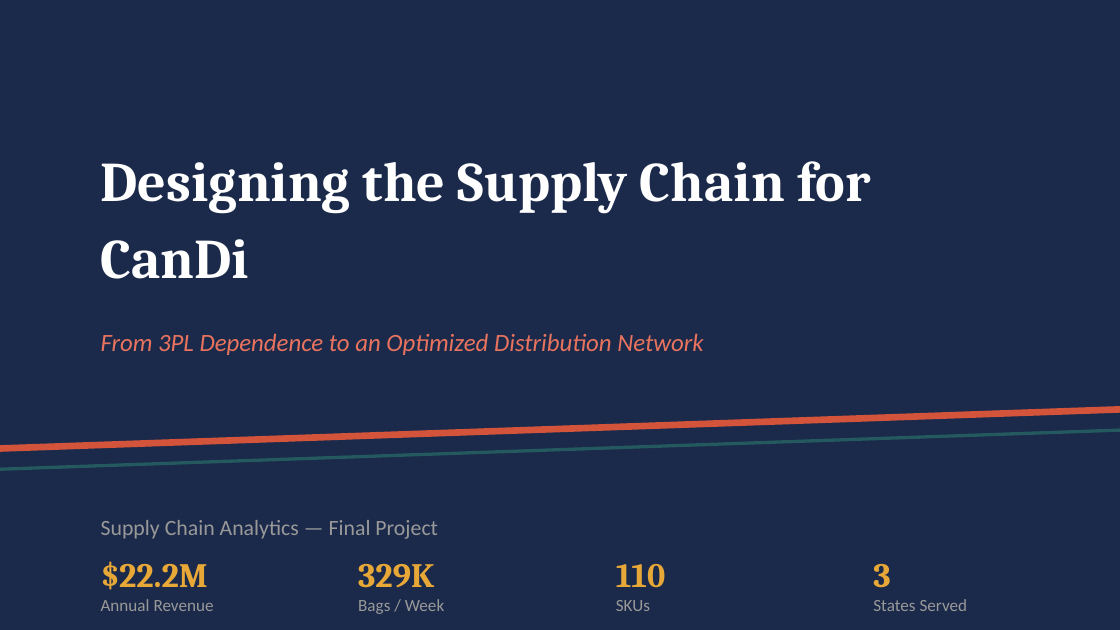
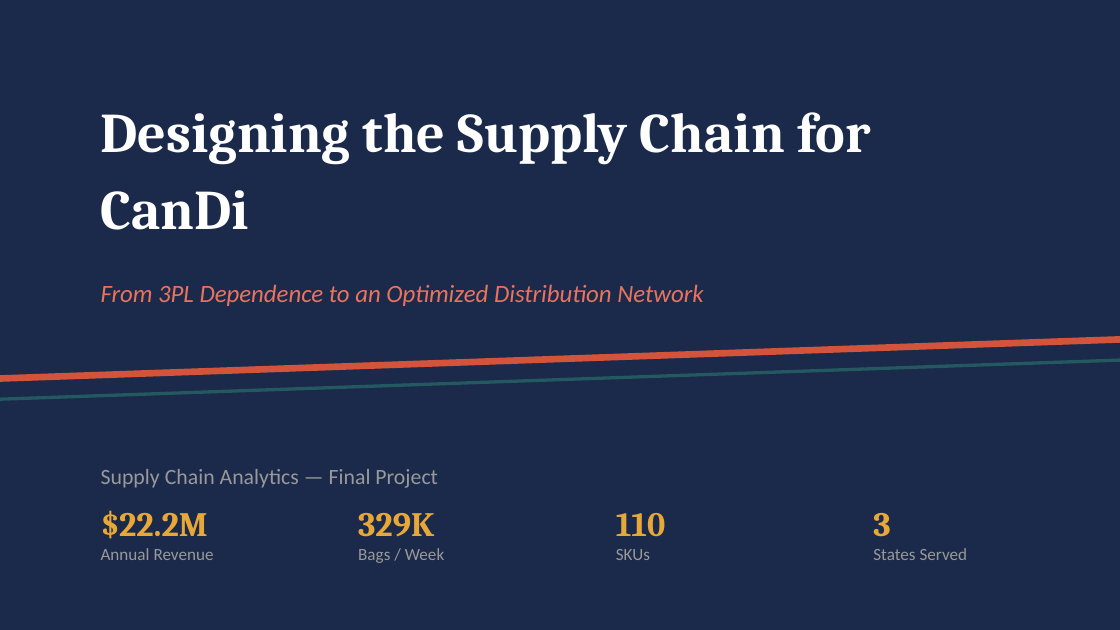
Before and after one commit to DanielRegaladoUMiami/CanDi-Supply-Chain-Design, a slide deck: slide 1 of CanDi_Supply_Chain_Presentation.pptx. Drawn at 1120x630 pixels with LibreOffice and Linux fonts; fonts in the diff are those of the drawing. Boxes give left, top, right and bottom in pixels: in the first picture for what was removed or moved away, otherwise in the second. Text is boxed around its words. In the diff, an @@ line names an element or a change of style, - is before the commit and + after.

```diff
--- a/CanDi_Supply_Chain_Presentation.pptx
+++ b/CanDi_Supply_Chain_Presentation.pptx
@@ rectangle: place and size @@
-rectangle at bbox=[0, 404, 1120, 454]
+rectangle at bbox=[0, 335, 1120, 384]
@@ rectangle: place and size @@
-rectangle at bbox=[0, 427, 1120, 473]
+rectangle at bbox=[0, 357, 1120, 403]
@@ 11 texts: place and size @@
-11 texts at bbox=[101, 161, 968, 614]
+11 texts at bbox=[101, 112, 968, 563]
```
Also in this commit, not shown: 7 other slides changed, 1 other file.
